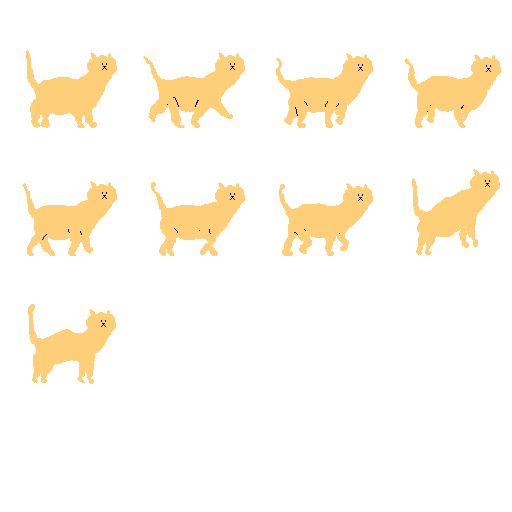
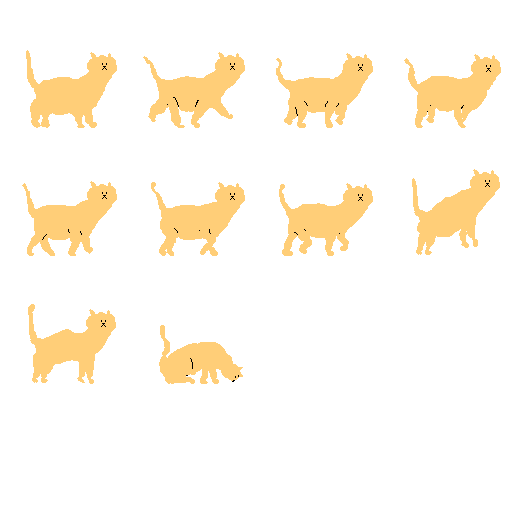
Comparing the layer stacks of the two (512, 512) images. Changes:
painted on "Hintergrund" over bbox(159, 325, 243, 384)
